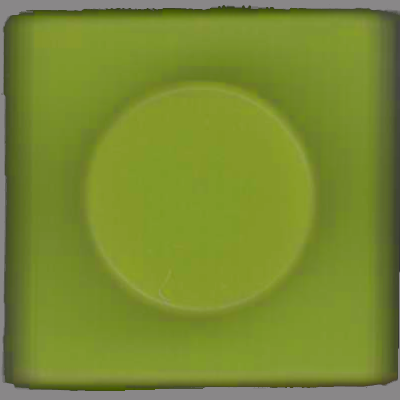
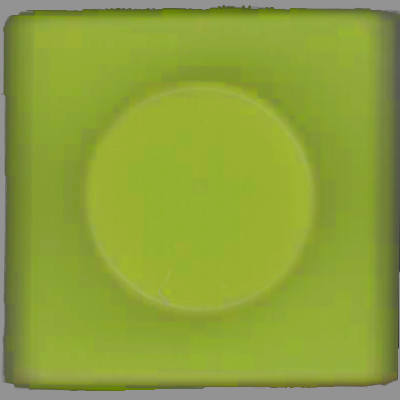
Before/after of a 400 x 400 layered artwork. What changed in the layer stack:
painted on "Pasted Layer" over [0, 0, 400, 400]
